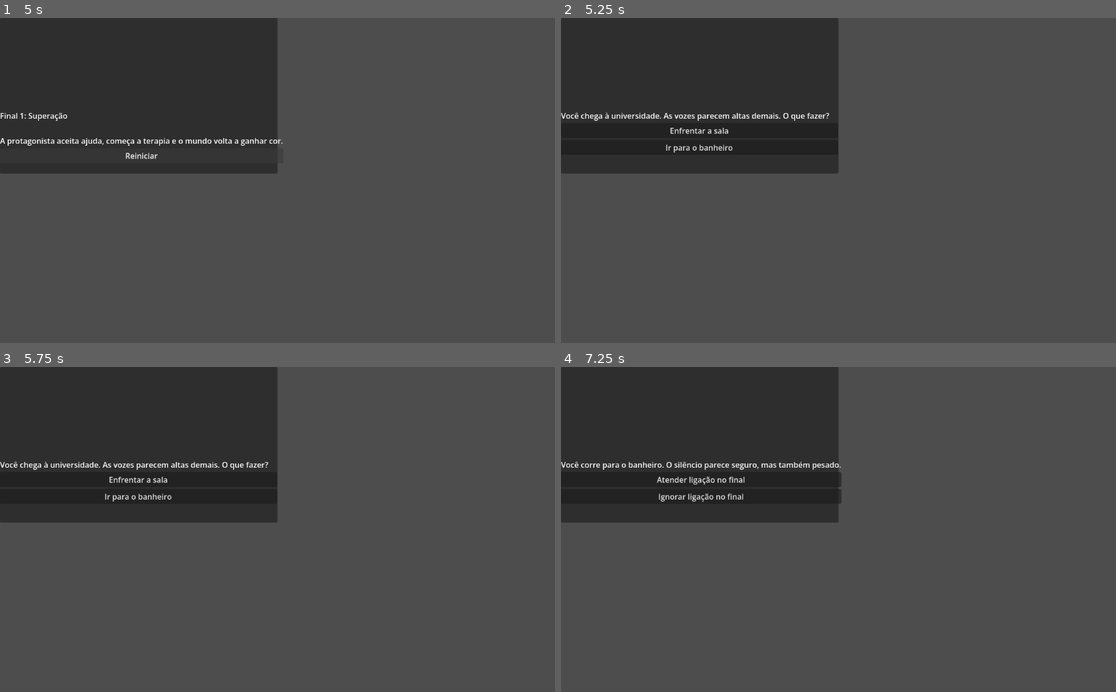
Above: before the commit, frames 1-4 (two rows, left to right).
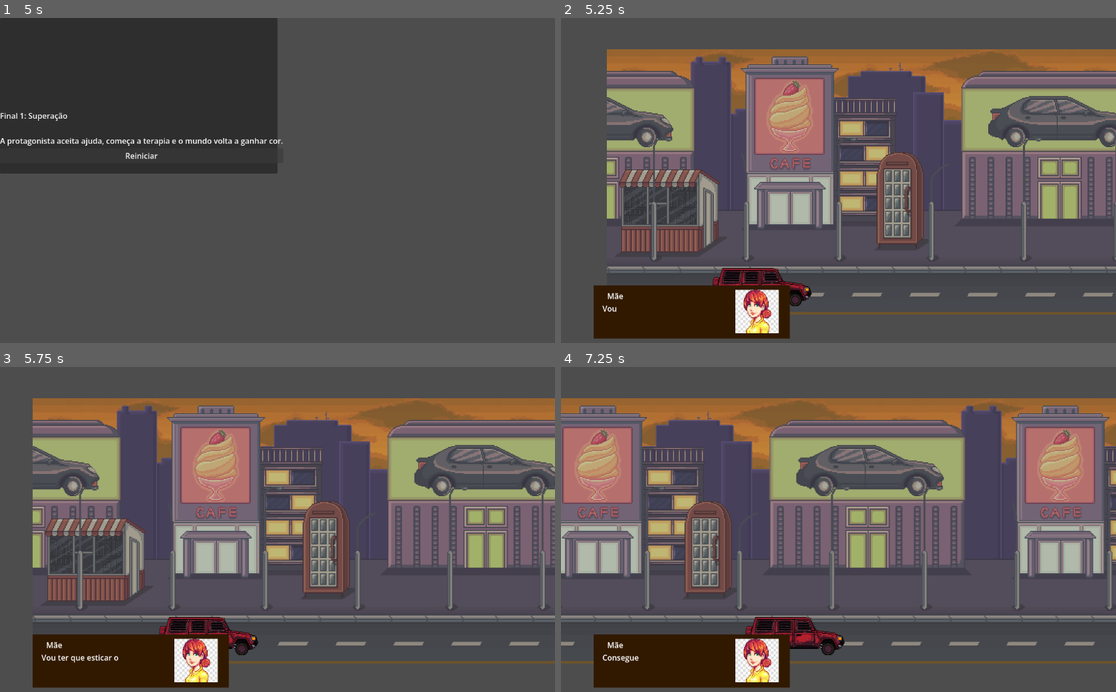
Above: after the commit, the same moments.

Repository: carlamiranda/jogo-narak
Game: Godot game, scene res://scenes/CenaInicial.tscn
Same seed, same stepped clock (60 frames per second), same inputs: the game is played once before the commit and once after it.
Inputs (mouse positions are in pixels of both pictures, inside the frame that each line leads up to):
- Up to frame 1 (5 s): tap Enter (ui_accept) at 0.5, 0.77, 1.52, 3.02 s; move the mouse to (399, 164) at 0.52 s; click (399, 164) at 0.67 s; move the mouse to (166, 196) at 1.27 s; click (166, 196) at 1.42 s; move the mouse to (333, 109) at 2.02 s; click (333, 109) at 2.17 s; move the mouse to (249, 248) at 2.77 s; click (249, 248) at 2.92 s; click "Enfrentar a sala" at 3.5 s; click "Continuar" at 4.25 s
- Up to frame 2 (5.25 s): click "Reiniciar" at 5 s
- Up to frame 3 (5.75 s): no input
- Up to frame 4 (7.25 s): click (699, 497) at 5.75 s, where only the run before the commit has a clickable "Ir para o banheiro"; move the mouse to (1005, 581) at 6.52 s; click (1005, 581) at 6.67 s

Frame 1 is identical in both runs. In frame 2, 53% of the frame differs, in the area x 0-100%, y 0-99%; in frame 3, 53%; in frame 4, 55%.

Commit message:
Atualiza projeto antes de enviar para Carla

Diff:
--- a/scripts/main.gd
+++ b/scripts/main.gd
@@ -140,4 +140,4 @@
 #reinicia o jogo
 func reiniciar() -> void:
 	GameState.resetar_jogo()
-	get_tree().reload_current_scene()
+	get_tree().change_scene_to_file("res://scenes/CenaInicial.tscn")
